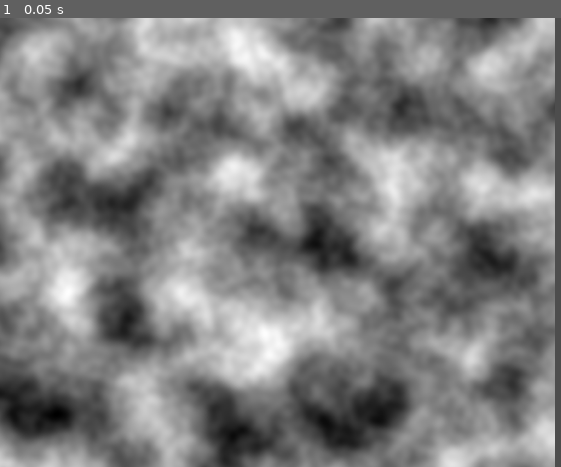
Above: before the commit, frame 1.
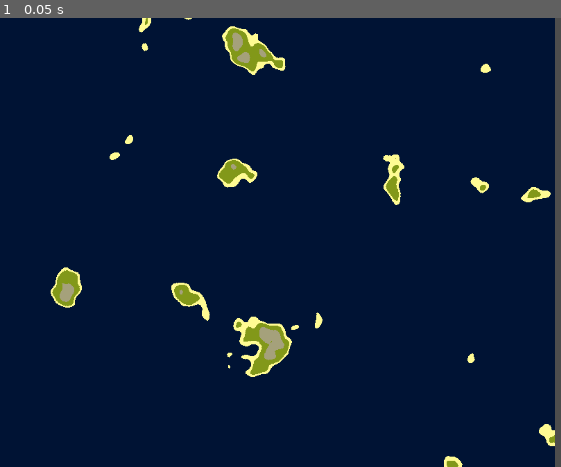
Above: after the commit, the same moment.

Repository: Rolls71/following-winds
Game: Godot game, scene res://test.tscn
Same seed, same stepped clock (60 frames per second), same inputs: the game is played once before the commit and once after it. The project has no main scene, so this scene is started directly. The engine's default icon, where the game draws it, is replaced by a stand-in: a white triangle on a blue panel in a dark square.
Inputs:
- Up to frame 1 (0.05 s): no input

The runs differ from the first frame. In frame 1, 99% of the frame differs, in the area x 0-99%, y 0-100%.

Commit message:
Add heightmap

Diff:
--- /dev/null
+++ b/nodes/palette.gd
@@ -0,0 +1,6 @@
+class_name Palette extends Resource
+
+static var sand: Color = Color.from_rgba8(255, 251, 147)
+static var grass: Color = Color.from_rgba8(130, 152, 25)
+static var ocean: Color = Color.from_rgba8(0, 19, 52)
+static var mountain: Color = Color.from_rgba8(165, 161, 123)
--- a/nodes/world.gd
+++ b/nodes/world.gd
@@ -1,6 +1,8 @@
 class_name World extends Node
 
 var sample_rate: float = 0.1
+var width = 800
+var height = 800
 
 var rng: RandomNumberGenerator
 var tiles: Dictionary[Vector2i, Tile]
@@ -21,7 +23,10 @@
 
 
 func _ready() -> void:
-	var img: Image = fnl.get_image(800,800)
+	var img: Image = Image.create_empty(width, height, false, Image.FORMAT_RGB8)
+	for x in range(width):
+		for y in range(height):
+			img.set_pixel(x,y,classify_elevation(fnl.get_noise_2d(x,y)))
 	var texture = ImageTexture.create_from_image(img)
 	$Sprite2D.texture = texture
 
@@ -29,28 +34,40 @@
 	print(discover(Vector2i(0,0)).gradient)
 
 
+
+
+func classify_elevation(e):
+	if e < 0.45:
+		return Palette.ocean
+	elif e < 0.5:
+		return Palette.sand
+	elif e < 0.6:
+		return Palette.grass
+	else:
+		return Palette.mountain
+
 func discover(pos: Vector2i):
 	if tiles.has(pos):
 		push_warning("Tile at "+str(pos)+" already discovered.")
 		return tiles[pos]
-	var elevation = fnl.get_noise_2dv(pos)
-	var gradient = sobel_sample_gradient(pos)
+	var elevation = (fnl.get_noise_2dv(pos)+1)/2.0
+	var gradient = sobel_sample_gradient(pos, elevation)
 	var tile: Tile = Tile.new(pos.x, pos.y, elevation, gradient)
 	tiles[pos] = tile
 	return tile
 
 
 
-## Returns a float value indicating slope
-## 0 → perfectly flat
-## 1 → 45° incline
+## Calculates the gradient of a point based on the 8 surrounding points.
+## Returns a float value:
+## 0 → perfectly flat,
+## 1 → 45° incline,
 ## >1 → steeper than 45°
-func sobel_sample_gradient(pos: Vector2i):
+func sobel_sample_gradient(pos: Vector2i, h):
 	#z1 z2 z3
 	#z4 z5 z6
 	#z7 z8 z9
 	var heights: Array[float] = []
-	var h = fnl.get_noise_2dv(pos)
 	for x: float in [-1,0,1]:
 		for y: float in [-1,0,1]:
 			heights.append(fnl.get_noise_2d(pos.x+(x*sample_rate), pos.y+(y*sample_rate)))
Not shown, added: nodes/palette.gd.uid
